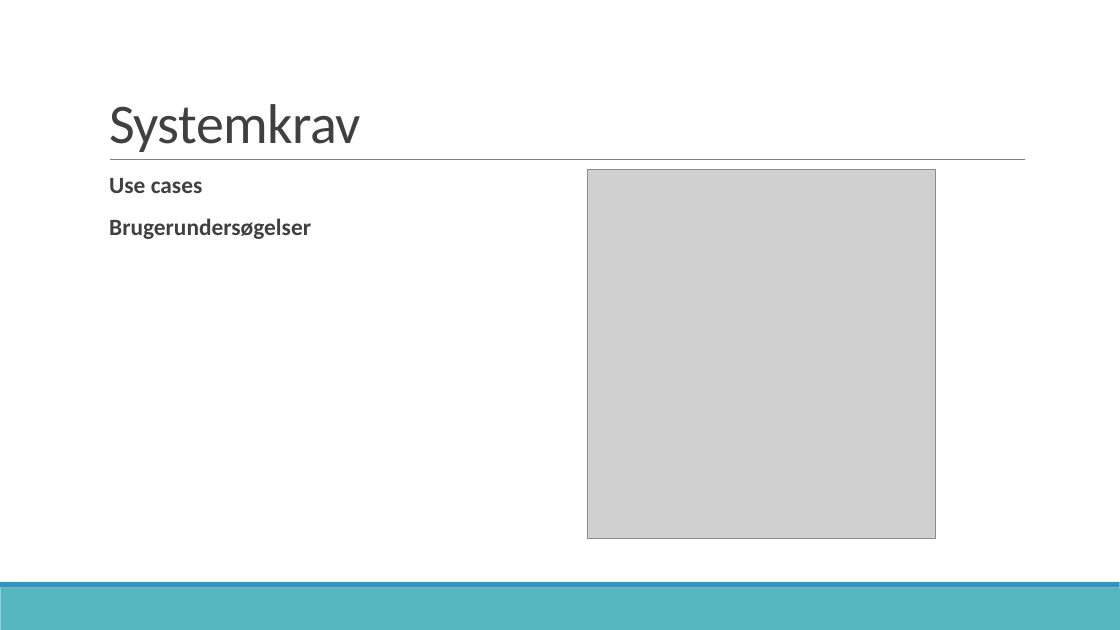
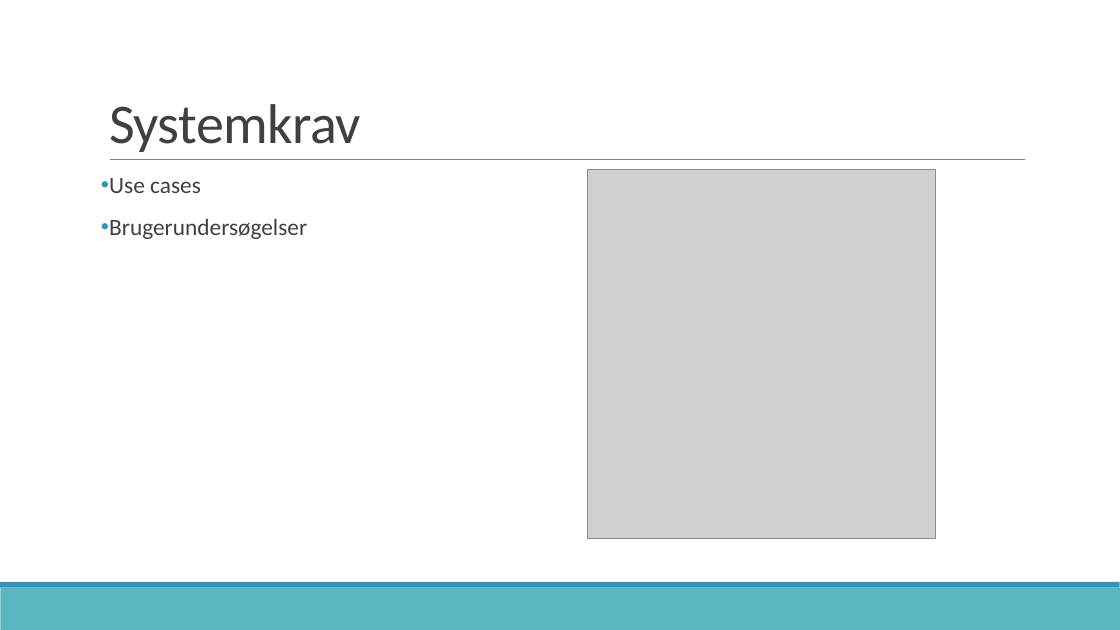
Before and after one commit to zeroregard/Automatic-Sonography, a slide deck: slide 11 of Præsentation_Eksamen.pptx. Drawn at 1120x630 pixels with LibreOffice and Linux fonts; fonts in the diff are those of the drawing; grey boxes stand for pictures. Boxes give left, top, right and bottom in pixels: in the first picture for what was removed or moved away, otherwise in the second. Text is boxed around its words. In the diff, an @@ line names an element or a change of style, - is before the commit and + after.

```diff
--- a/Præsentation_Eksamen.pptx
+++ b/Præsentation_Eksamen.pptx
@@ text "Use cases" at [109, 178, 307, 239]: bold off; bullet   to • @@
```
Also in this commit, not shown: 6 other slides changed.
